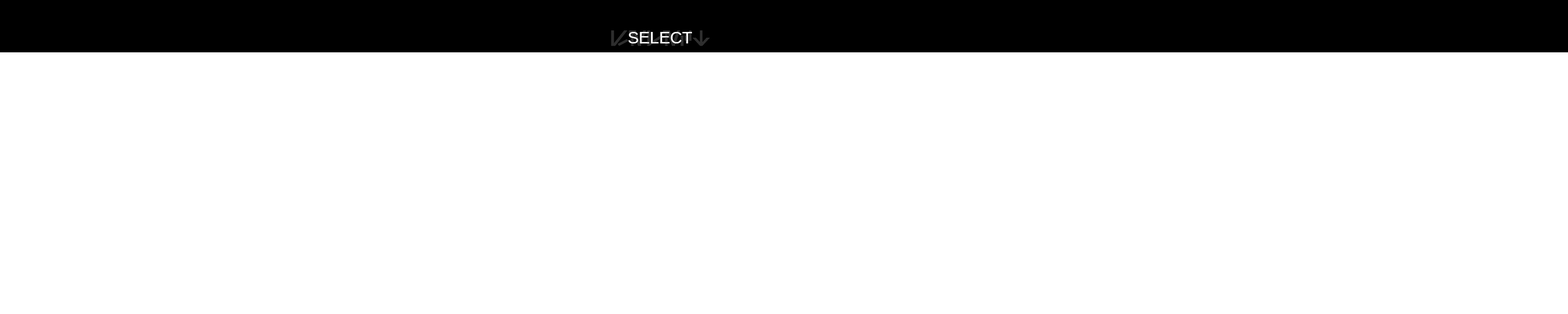
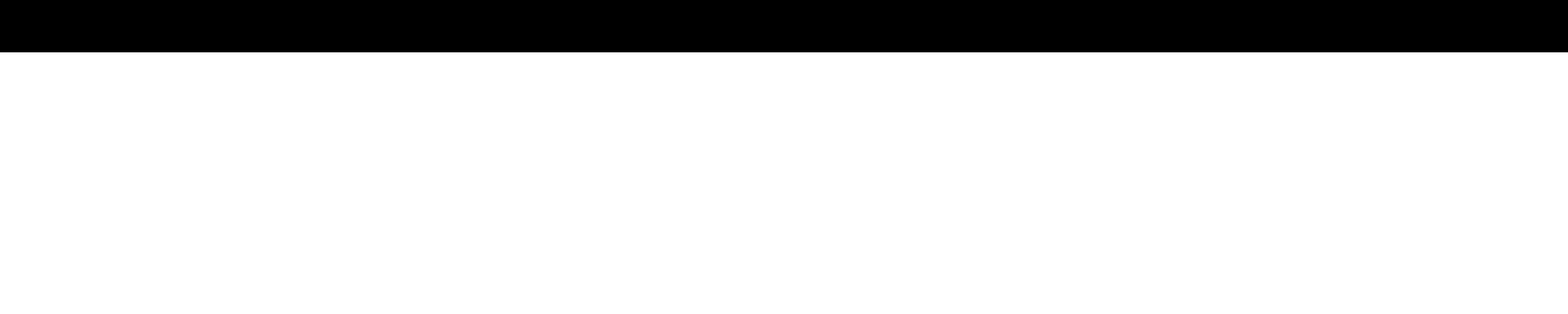
The second 1568×314 image is a revision of the first. Changes to its layers:
hid "Title" (1st of 2, in "Theme") over (x1=628, y1=31, x2=693, y2=44)
hid "Aurebesh" (1st of 2, in "Theme") over (x1=610, y1=30, x2=711, y2=46)
hid "Title" (2nd of 2, in "Alpha") over (x1=628, y1=31, x2=693, y2=44)
hid "Aurebesh" (2nd of 2, in "Alpha") over (x1=610, y1=30, x2=711, y2=46)
